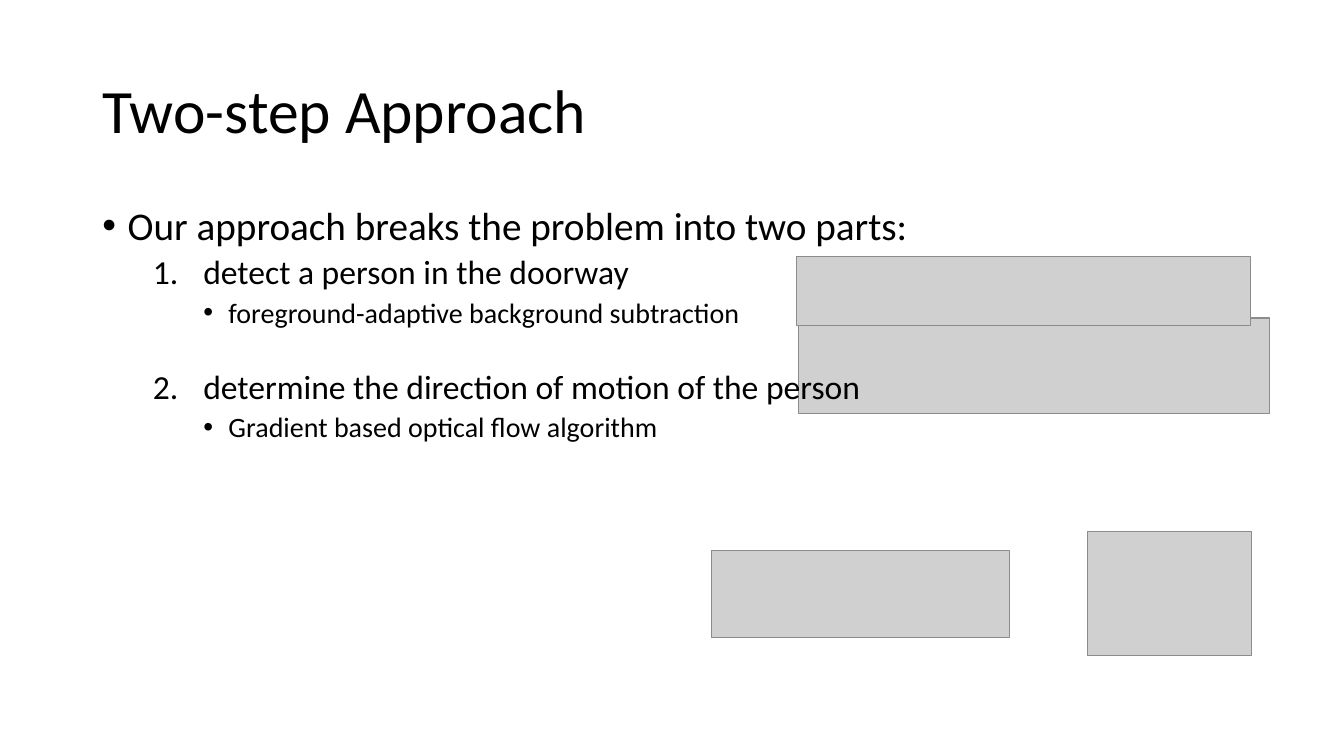
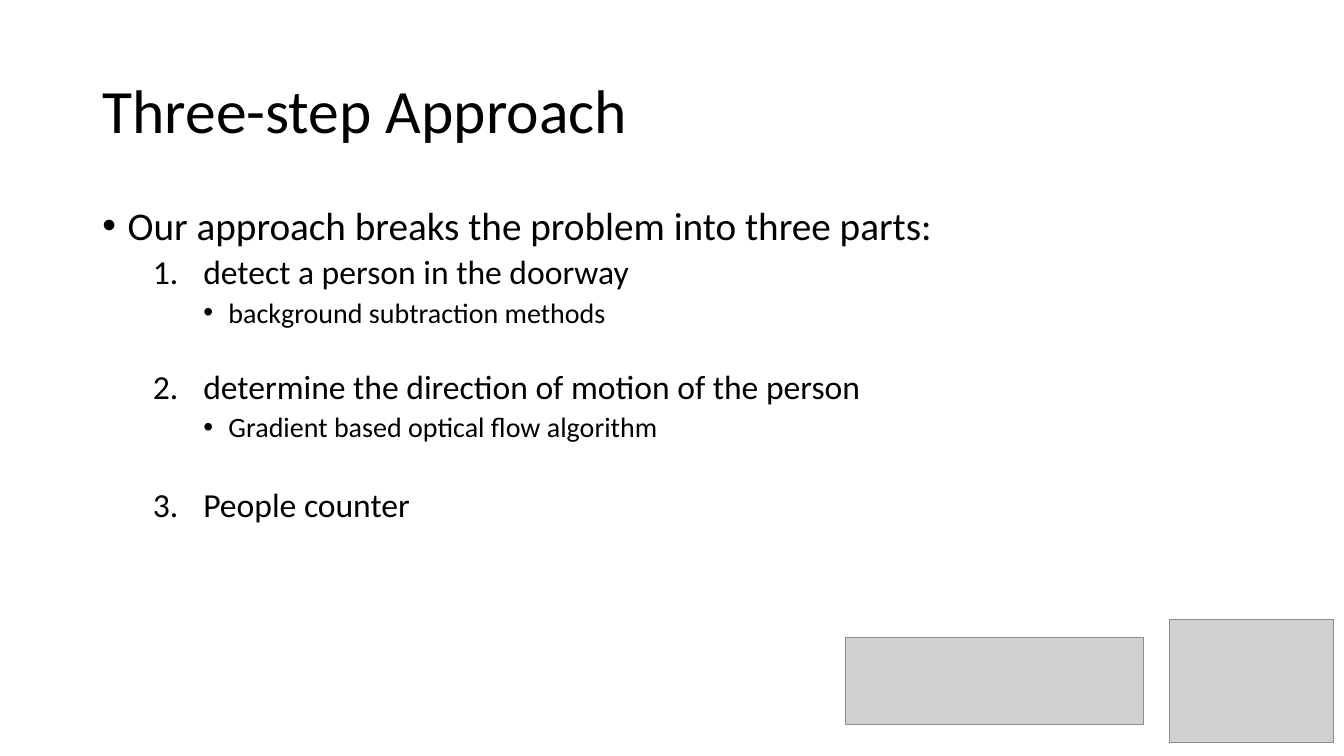
Before and after one commit to janisirene/Occusense, a slide deck: slide 4 of EC520_FinalPresentation.pptx. Drawn at 1344x756 pixels with LibreOffice and Linux fonts; fonts in the diff are those of the drawing; grey boxes stand for pictures. Boxes give left, top, right and bottom in pixels: in the first picture for what was removed or moved away, otherwise in the second. Text is boxed around its words. In the diff, an @@ line names an element or a change of style, - is before the commit and + after.

```diff
--- a/EC520_FinalPresentation.pptx
+++ b/EC520_FinalPresentation.pptx
@@ title at (102,90,627,143): text changed @@
-Two-step Approach
+Three-step Approach
@@ text at (128,212,932,247): text changed @@
-• Our approach breaks the problem into two parts:
+• Our approach breaks the problem into three parts:
@@ picture removed at (797,257,1251,326) @@
@@ text at (228,303,606,328): text changed @@
-    • foreground-adaptive background subtraction
+    • background subtraction methods
@@ picture removed at (799,318,1270,413) @@
@@ text at (203,493,410,523): paragraph added @@
+  3. People counter
@@ picture: place and size @@
-picture at (1088,532,1252,656)
+picture at (1170,619,1334,743)
@@ picture: place and size @@
-picture at (712,551,1010,638)
+picture at (846,637,1144,725)
```
Also in this commit, not shown: 2 other slides changed, 3 slides added, 4 slides removed.
